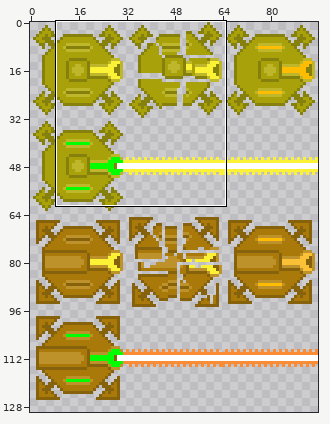
Edited in one commit: sprite sheet (Sprites/Enemies/beam.png). Above: a wide view before the commit, with the close-up outlined.
Close-up. As it was:
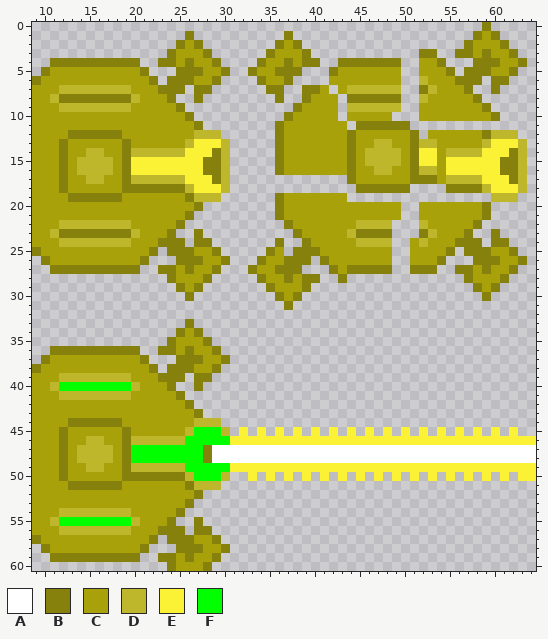
The file is 96x138 pixels. Shown: x 9..64, y 0..60. The wide view leaves out empty margins. The commit also changed other parts of the picture, which this record leaves out.
Palette (. is transparent): A #ffffff  B #86800c  C #a9a109  D #beb72b  E #fbf236  F #01ff00
And afterwards:
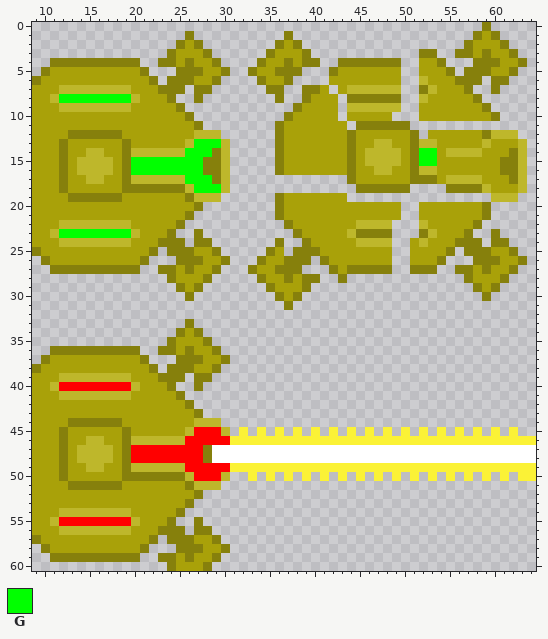
Colours new in this view: G #01ff00
Difference:
Colour F changes from #01ff00 to #ff0000.
Colour E becomes colour C in row 13 at x 60 to 62; in row 14 at x 59 to 61; in rows 15 to 16 at x 55 to 60; in row 17 at x 59 to 61; in row 18 at x 60 to 62.
Colour B becomes colour G in row 8 at x 12 to 19; in row 23 at x 12 to 19.
Colour E becomes colour G in row 13 at x 27 to 29; in row 14 at x 26 to 28 and 52 to 53; in row 15 at x 20 to 27 and 52 to 53; in row 16 at x 20 to 27; in row 17 at x 26 to 28; in row 18 at x 27 to 29.
Changed places in both close-ups, as pixel boxes (x1, y1, x2, y2):
changed: (59, 94, 131, 103)
changed: (131, 139, 221, 193)
changed: (419, 139, 518, 193)
changed: (59, 229, 131, 238)
changed: (59, 382, 131, 391)
changed: (131, 427, 230, 481)
changed: (59, 517, 131, 526)
